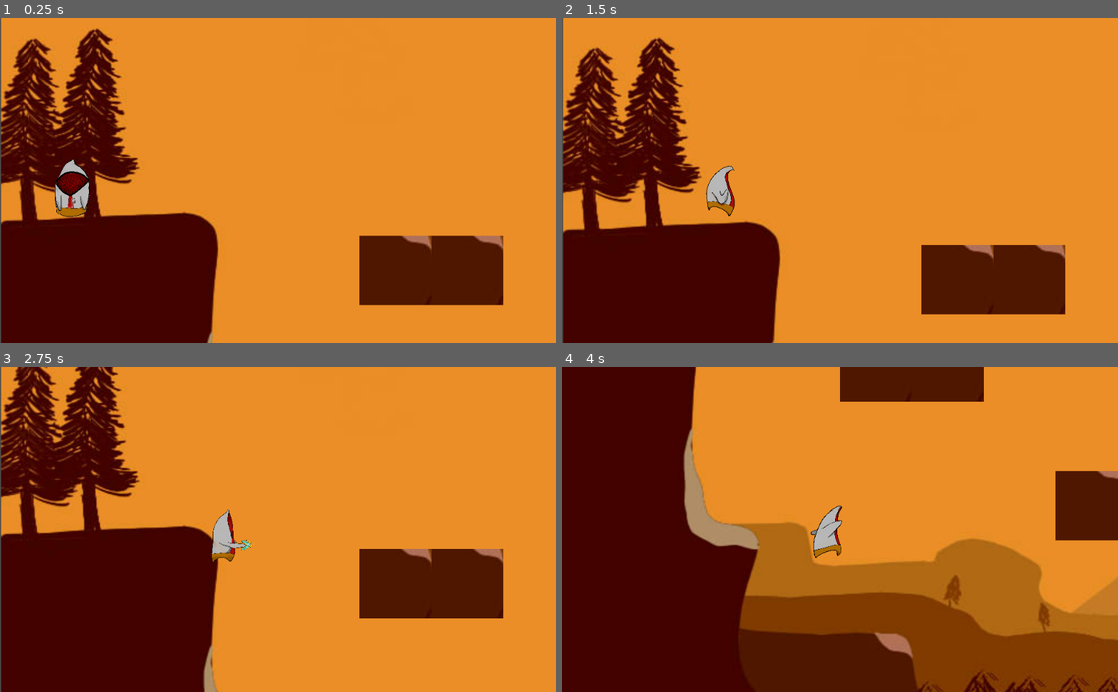
Above: before the commit, frames 1-4 (two rows, left to right).
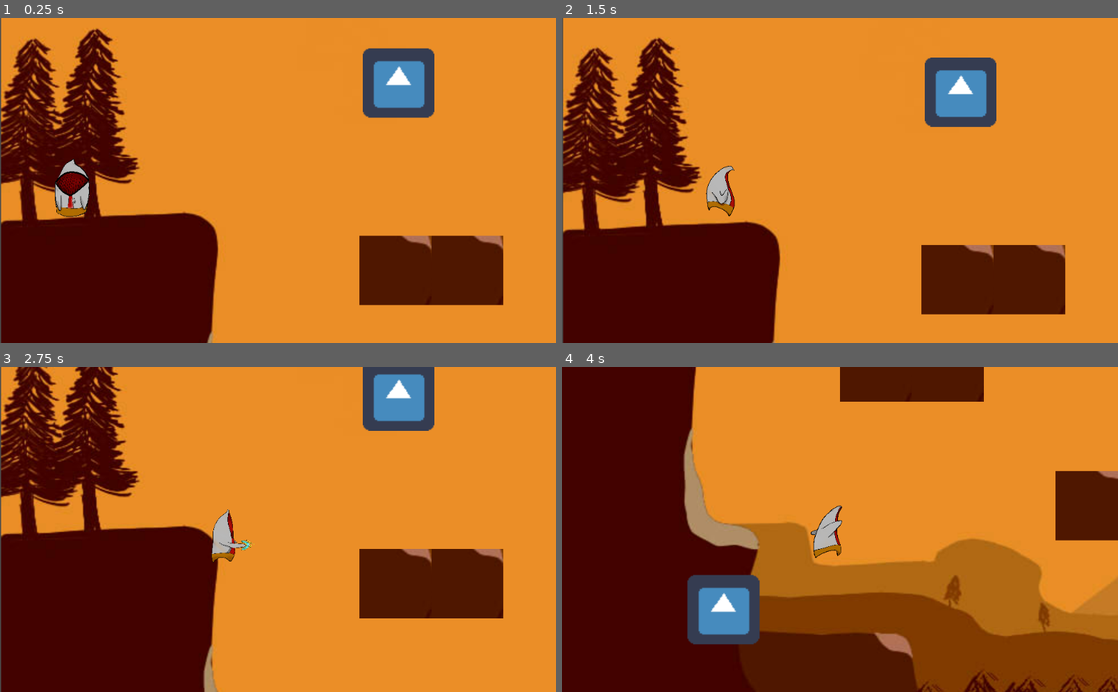
Above: after the commit, the same moments.

Repository: TommeyFaherty/NotGalway
Game: Godot game, scene res://scenes/Root.tscn
Same seed, same stepped clock (60 frames per second), same inputs: the game is played once before the commit and once after it. The engine's default icon, where the game draws it, is replaced by a stand-in: a white triangle on a blue panel in a dark square.
Inputs:
- Up to frame 1 (0.25 s): no input
- Up to frame 2 (1.5 s): tap Enter at 0.5 s; hold E (E_key) 0.53-1.28 s; hold Right (ui_right) from 0.53 s (still down); tap Space (space) at 1.35 s
- Up to frame 3 (2.75 s): release Right (ui_right) at 2.03 s; hold Shift (left_shift) from 2.03 s (still down); hold E (E_key) from 2.03 s (still down)
- Up to frame 4 (4 s): release Shift (left_shift) at 2.78 s; release E (E_key) at 2.78 s; hold Right (ui_right) from 2.78 s (still down); tap Space (space) at 2.85 s; hold E (E_key) from 3.53 s (still down)

The runs differ from the first frame. In frame 1, 2.8% of the frame differs, in the area x 65-79%, y 9-31%; in frame 2, 2.7%; in frame 3, 2.5%; in frame 4, 2.8%, in the area x 22-36%, y 63-86%.

Commit message:
Added Another Sprite

Diff:
--- a/scenes/Root.tscn
+++ b/scenes/Root.tscn
@@ -1,64 +1,65 @@
-[gd_scene load_steps=27 format=2]
+[gd_scene load_steps=28 format=2]
 
 [ext_resource path="res://assets/img/environments/samkple drawing.jpg" type="Texture" id=1]
-[ext_resource path="res://assets/img/characters/example/Walking towards.png" type="Texture" id=2]
+[ext_resource path="res://scripts/Player.gd" type="Script" id=2]
 [ext_resource path="res://scripts/playerSM.gd" type="Script" id=3]
-[ext_resource path="res://assets/img/characters/example/run_left/run1.png" type="Texture" id=4]
-[ext_resource path="res://assets/img/characters/example/run_left/run2.png" type="Texture" id=5]
-[ext_resource path="res://assets/img/characters/example/run_left/run3.png" type="Texture" id=6]
-[ext_resource path="res://assets/img/characters/example/run_left/run4.png" type="Texture" id=7]
-[ext_resource path="res://assets/img/characters/example/walk_right/walk1.png" type="Texture" id=8]
-[ext_resource path="res://assets/img/characters/example/walk_right/walk2.png" type="Texture" id=9]
-[ext_resource path="res://assets/img/characters/example/walk_right/walk3.png" type="Texture" id=10]
-[ext_resource path="res://assets/img/characters/example/walk_left/walk1.png" type="Texture" id=11]
-[ext_resource path="res://assets/img/characters/example/walk_left/walk2.png" type="Texture" id=12]
-[ext_resource path="res://assets/img/characters/example/walk_left/walk3.png" type="Texture" id=13]
-[ext_resource path="res://assets/img/characters/example/jump/jump0.png" type="Texture" id=14]
-[ext_resource path="res://assets/img/characters/example/jump/jump1.png" type="Texture" id=15]
-[ext_resource path="res://assets/img/characters/example/Dummy.png" type="Texture" id=16]
-[ext_resource path="res://scenes/example_tile.tres" type="TileSet" id=17]
-[ext_resource path="res://assets/img/characters/example/attack/punch3.png" type="Texture" id=18]
-[ext_resource path="res://assets/img/characters/example/attack/punch4.png" type="Texture" id=19]
-[ext_resource path="res://assets/img/characters/example/attack/punch2.png" type="Texture" id=20]
-[ext_resource path="res://assets/img/characters/example/attack/punch5.png" type="Texture" id=21]
-[ext_resource path="res://assets/img/characters/example/attack/punch6.png" type="Texture" id=22]
-[ext_resource path="res://assets/img/characters/example/attack/punch1.png" type="Texture" id=23]
-[ext_resource path="res://scripts/Player.gd" type="Script" id=24]
+[ext_resource path="res://assets/img/characters/example/Walking towards.png" type="Texture" id=4]
+[ext_resource path="res://assets/img/characters/example/attack/punch1.png" type="Texture" id=5]
+[ext_resource path="res://assets/img/characters/example/attack/punch2.png" type="Texture" id=6]
+[ext_resource path="res://assets/img/characters/example/attack/punch3.png" type="Texture" id=7]
+[ext_resource path="res://assets/img/characters/example/attack/punch4.png" type="Texture" id=8]
+[ext_resource path="res://assets/img/characters/example/attack/punch5.png" type="Texture" id=9]
+[ext_resource path="res://assets/img/characters/example/attack/punch6.png" type="Texture" id=10]
+[ext_resource path="res://assets/img/characters/example/jump/jump0.png" type="Texture" id=11]
+[ext_resource path="res://assets/img/characters/example/jump/jump1.png" type="Texture" id=12]
+[ext_resource path="res://assets/img/characters/example/run_left/run1.png" type="Texture" id=13]
+[ext_resource path="res://assets/img/characters/example/run_left/run2.png" type="Texture" id=14]
+[ext_resource path="res://assets/img/characters/example/run_left/run3.png" type="Texture" id=15]
+[ext_resource path="res://assets/img/characters/example/run_left/run4.png" type="Texture" id=16]
+[ext_resource path="res://assets/img/characters/example/walk_right/walk1.png" type="Texture" id=17]
+[ext_resource path="res://assets/img/characters/example/walk_right/walk2.png" type="Texture" id=18]
+[ext_resource path="res://assets/img/characters/example/walk_right/walk3.png" type="Texture" id=19]
+[ext_resource path="res://assets/img/characters/example/walk_left/walk1.png" type="Texture" id=20]
+[ext_resource path="res://assets/img/characters/example/walk_left/walk2.png" type="Texture" id=21]
+[ext_resource path="res://assets/img/characters/example/walk_left/walk3.png" type="Texture" id=22]
+[ext_resource path="res://scenes/example_tile.tres" type="TileSet" id=23]
+[ext_resource path="res://assets/img/characters/example/Dummy.png" type="Texture" id=24]
+[ext_resource path="res://icon.png" type="Texture" id=25]
 
-[sub_resource type="SpriteFrames" id=2]
+[sub_resource type="SpriteFrames" id=1]
 animations = [ {
-"frames": [ ExtResource( 2 ) ],
+"frames": [ ExtResource( 4 ) ],
 "loop": true,
 "name": "idle",
 "speed": 5.0
 }, {
-"frames": [ ExtResource( 23 ), ExtResource( 20 ), ExtResource( 18 ), ExtResource( 19 ), ExtResource( 21 ), ExtResource( 22 ) ],
+"frames": [ ExtResource( 5 ), ExtResource( 6 ), ExtResource( 7 ), ExtResource( 8 ), ExtResource( 9 ), ExtResource( 10 ) ],
 "loop": true,
 "name": "attack",
 "speed": 5.0
 }, {
-"frames": [ ExtResource( 4 ), ExtResource( 5 ), ExtResource( 6 ), ExtResource( 7 ), ExtResource( 5 ), ExtResource( 6 ) ],
+"frames": [ ExtResource( 11 ), ExtResource( 12 ) ],
+"loop": false,
+"name": "jump",
+"speed": 2.0
+}, {
+"frames": [ ExtResource( 13 ), ExtResource( 14 ), ExtResource( 15 ), ExtResource( 16 ), ExtResource( 14 ), ExtResource( 15 ) ],
 "loop": true,
 "name": "run_left",
 "speed": 5.0
 }, {
-"frames": [ ExtResource( 14 ), ExtResource( 15 ) ],
-"loop": false,
-"name": "jump",
-"speed": 2.0
+"frames": [ ExtResource( 17 ), ExtResource( 18 ), ExtResource( 19 ), ExtResource( 18 ) ],
+"loop": true,
+"name": "walk_right",
+"speed": 5.0
 }, {
-"frames": [ ExtResource( 11 ), ExtResource( 12 ), ExtResource( 13 ), ExtResource( 12 ) ],
+"frames": [ ExtResource( 20 ), ExtResource( 21 ), ExtResource( 22 ), ExtResource( 21 ) ],
 "loop": true,
 "name": "walk_left",
 "speed": 5.0
-}, {
-"frames": [ ExtResource( 8 ), ExtResource( 9 ), ExtResource( 10 ), ExtResource( 9 ) ],
-"loop": true,
-"name": "walk_right",
-"speed": 5.0
 } ]
 
-[sub_resource type="CapsuleShape2D" id=1]
+[sub_resource type="CapsuleShape2D" id=2]
 radius = 6.75171
 height = 14.3614
 
@@ -84,7 +85,8 @@
 [node name="Player" type="KinematicBody2D" parent="."]
 position = Vector2( 61.6708, 281.061 )
 scale = Vector2( 2, 2 )
-script = ExtResource( 24 )
+collision_layer = 2
+script = ExtResource( 2 )
 
 [node name="Body" type="Node2D" parent="Player"]
 position = Vector2( -30.8354, -140.531 )
@@ -95,17 +97,17 @@
 visible = false
 position = Vector2( 61.6708, 281.061 )
 scale = Vector2( 0.02, 0.02 )
-texture = ExtResource( 2 )
+texture = ExtResource( 4 )
 
 [node name="AnimatedSprite" type="AnimatedSprite" parent="Player/Body"]
 position = Vector2( 61.6708, 281.061 )
 scale = Vector2( 0.02, 0.02 )
-frames = SubResource( 2 )
+frames = SubResource( 1 )
 animation = "idle"
 
 [node name="CollisionShape2D" type="CollisionShape2D" parent="Player"]
 position = Vector2( 1.03717, -3.63348 )
-shape = SubResource( 1 )
+shape = SubResource( 2 )
 
 [node name="Camera2D" type="Camera2D" parent="Player"]
 position = Vector2( 2.75436, -7.17831 )
@@ -136,16 +138,29 @@
 enabled = true
 
 [node name="TileMap" type="TileMap" parent="."]
-tile_set = ExtResource( 17 )
+tile_set = ExtResource( 23 )
 format = 1
 tile_data = PoolIntArray( 327685, 0, 0, 327686, 0, 0, 393230, 0, 0, 393233, 0, 0, 393234, 0, 0, 393235, 0, 0, 458760, 0, 0, 458761, 0, 0, 458762, 0, 0, 458765, 0, 0, 458766, 0, 0 )
 
 [node name="dummy" type="KinematicBody2D" parent="."]
 position = Vector2( 626.222, 415.943 )
+collision_layer = 4
 
 [node name="Sprite" type="Sprite" parent="dummy"]
 scale = Vector2( 0.02, 0.02 )
-texture = ExtResource( 16 )
+texture = ExtResource( 24 )
 
 [node name="CollisionPolygon2D" type="CollisionPolygon2D" parent="dummy"]
 polygon = PoolVector2Array( -3.87946, -13.8182, -9.19342, -10.1932, -9.91809, -3.31824, -9.91809, -3.31824, -23.3239, - …(348 unchanged characters)…
+
+[node name="icon" type="Sprite" parent="dummy"]
+position = Vector2( -12.6954, -158.987 )
+texture = ExtResource( 25 )
+
+[node name="icon2" type="Sprite" parent="dummy"]
+position = Vector2( -271.633, -236.987 )
+texture = ExtResource( 25 )
+
+[node name="icon3" type="Sprite" parent="dummy"]
+position = Vector2( -409.797, 160.013 )
+texture = ExtResource( 25 )
